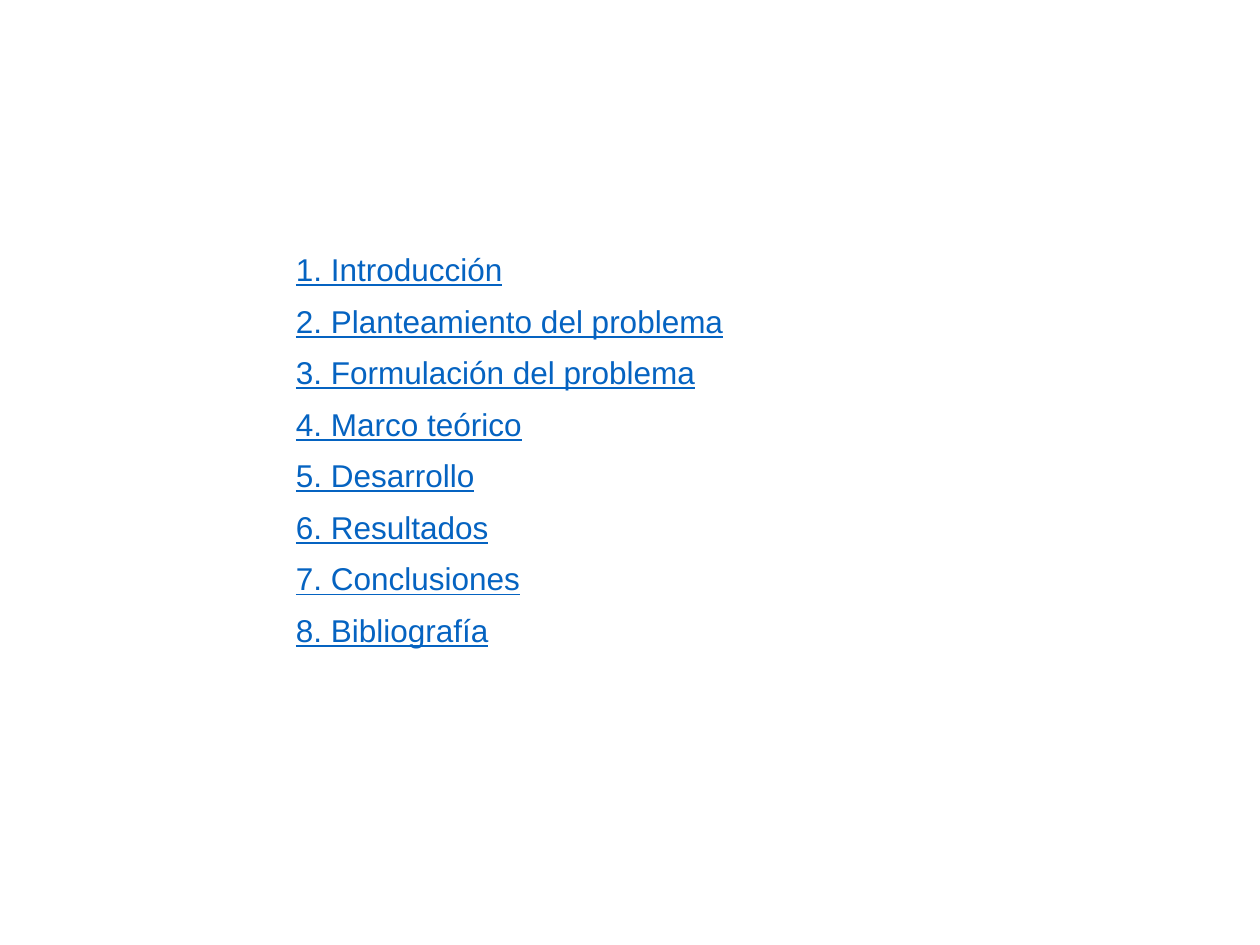
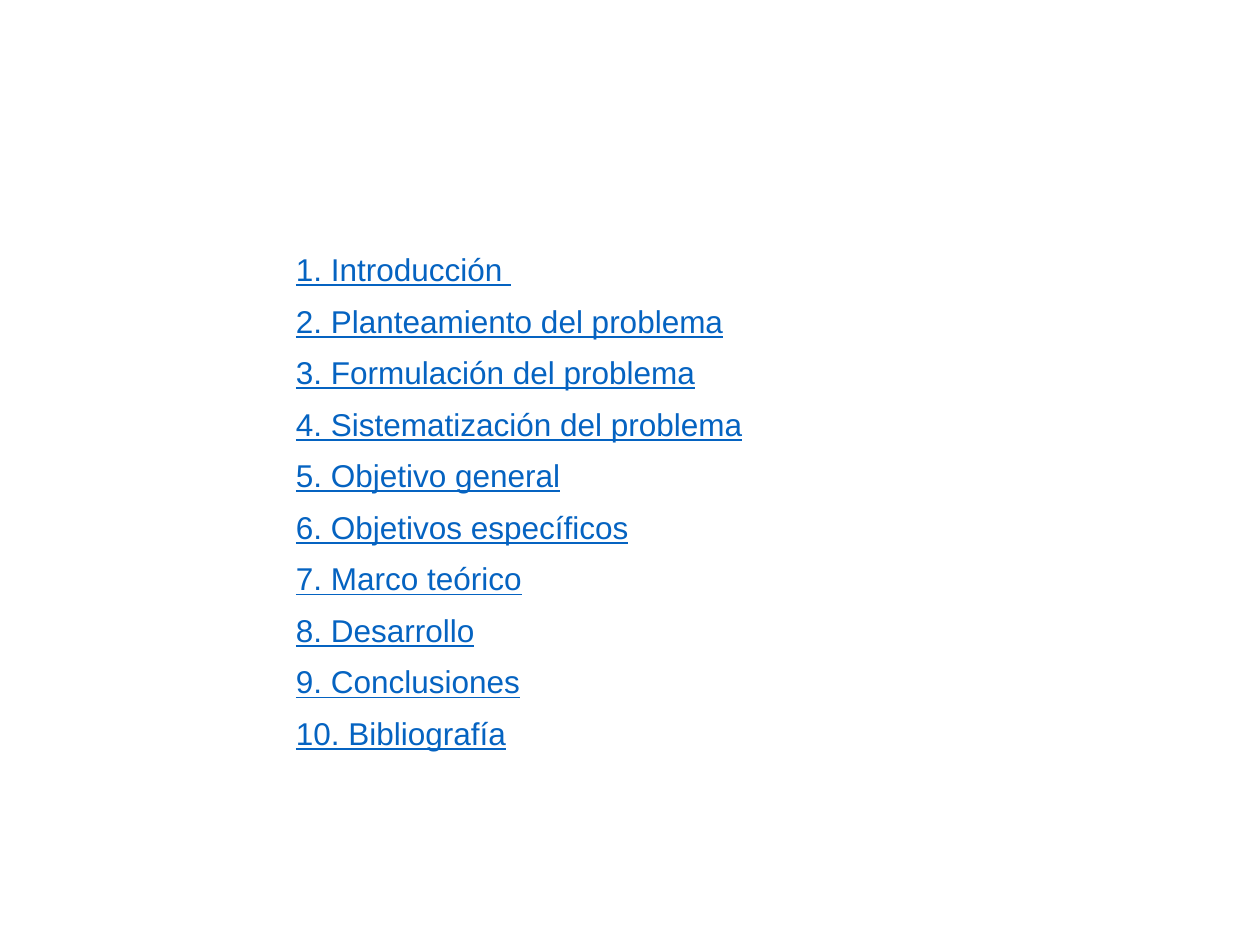
Before and after one commit to cristianpazu/Proyecto-Sanambiente, a slide deck: slide 3 of Documento(s) de proyecto de grado/Presentación del proyecto de grado.pptx. Drawn at 1260x945 pixels with LibreOffice and Linux fonts; fonts in the diff are those of the drawing; background and template pictures are left out. Boxes give left, top, right and bottom in pixels: in the first picture for what was removed or moved away, otherwise in the second. Text is boxed around its words. In the diff, an @@ line names an element or a change of style, - is before the commit and + after.

Commit message:
update de tabla de contenido
cambio

```diff
--- a/Documento(s) de proyecto de grado/Presentación del proyecto de grado.pptx
+++ b/Documento(s) de proyecto de grado/Presentación del proyecto de grado.pptx
@@ text at (x1=296, y1=412, x2=742, y2=751): text changed @@
-4. Marco teórico
-5. Desarrollo
-6. Resultados
-7. Conclusiones
-8. Bibliografía
+4. Sistematización del problema
+5. Objetivo general
+6. Objetivos específicos
+7. Marco teórico
+8. Desarrollo
+9. Conclusiones
+10. Bibliografía
```
Also in this commit, not shown: 1 other slide changed.
